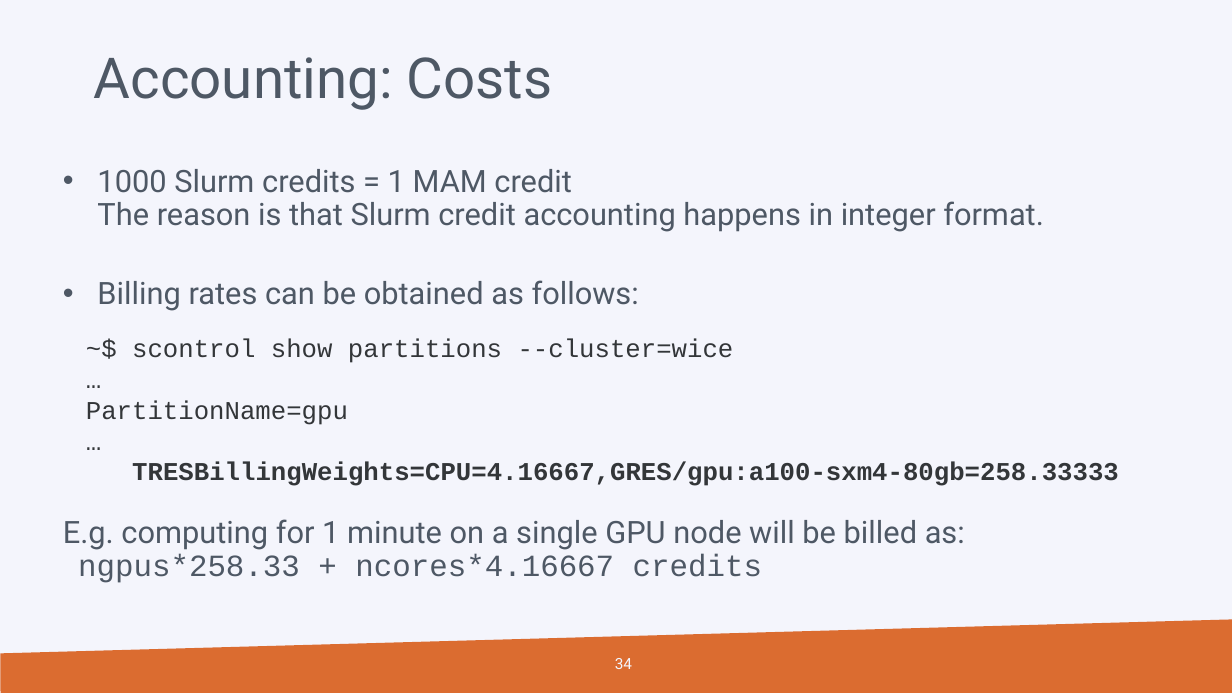
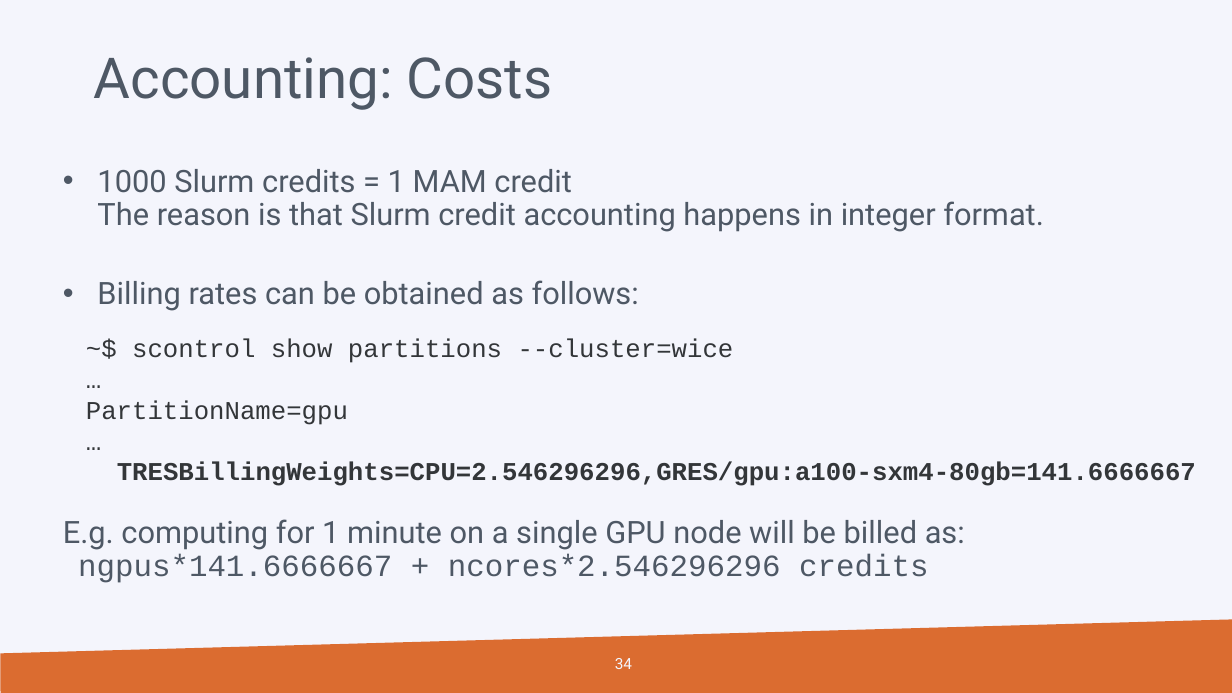
Before and after one commit to hpcleuven/Slurm-lunchbox, a slide deck: slide 34 of Slurm_Lunchbox.pptx. Drawn at 1232x693 pixels with LibreOffice and Linux fonts; fonts in the diff are those of the drawing; background and template pictures are left out. Boxes give left, top, right and bottom in pixels: in the first picture for what was removed or moved away, otherwise in the second. Text is boxed around its words. In the diff, an @@ line names an element or a change of style, - is before the commit and + after.

```diff
--- a/Slurm_Lunchbox.pptx
+++ b/Slurm_Lunchbox.pptx
@@ text at bbox=[86, 338, 1196, 486]: text changed @@
-~$ scontrol show partitions --cluster=wice
-…
-PartitionName=gpu
-…
-TRESBillingWeights=CPU=4.16667,GRES/gpu:a100-sxm4-80gb=258.33333
+~$ scontrol show partitions --cluster=wice
+…
+PartitionName=gpu
+…
+TRESBillingWeights=CPU=2.546296296,GRES/gpu:a100-sxm4-80gb=141.6666667
@@ text at bbox=[63, 519, 965, 583]: text changed @@
-  E.g. computing for 1 minute on a single GPU node will be billed as:
-  ngpus*258.33 + ncores*4.16667 credits
+  E.g. computing for 1 minute on a single GPU node will be billed as:
+  ngpus*141.6666667 + ncores*2.546296296 credits
```
Also in this commit, not shown: 3 other slides changed.
